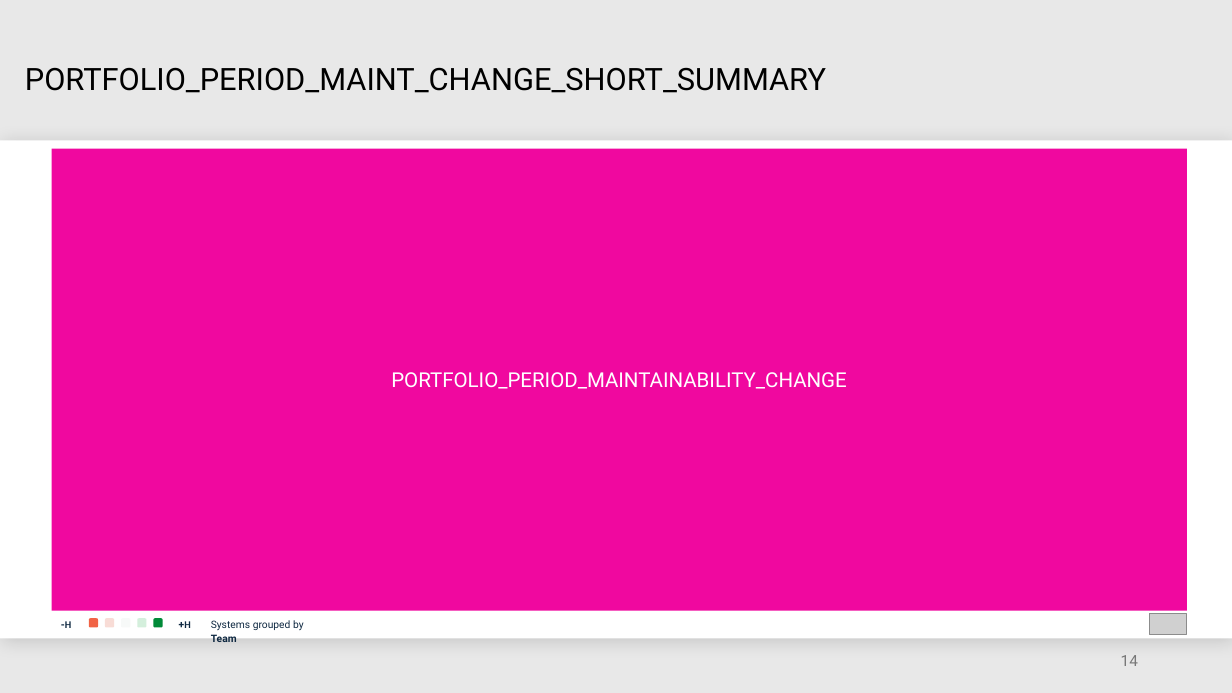
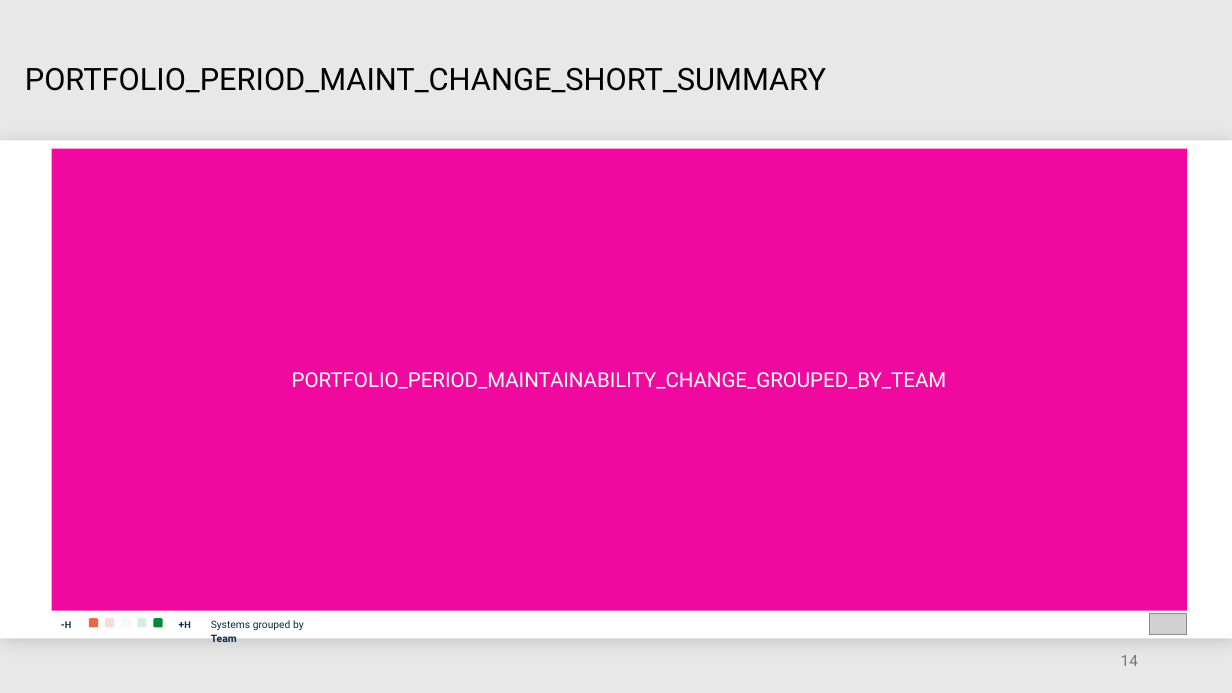
Before and after one commit to mardibiase/sigrid-integrations, a slide deck: slide 14 of report-generator/src/report_generator/presets/templates/portfolio-overview.pptx. Drawn at 1232x693 pixels with LibreOffice and Linux fonts; fonts in the diff are those of the drawing; grey boxes stand for pictures. Boxes give left, top, right and bottom in pixels: in the first picture for what was removed or moved away, otherwise in the second. Text is boxed around its words. In the diff, an @@ line names an element or a change of style, - is before the commit and + after.

```diff
--- a/report-generator/src/report_generator/presets/templates/portfolio-overview.pptx
+++ b/report-generator/src/report_generator/presets/templates/portfolio-overview.pptx
@@ text in rectangle at box(292, 372, 947, 389): text changed @@
-PORTFOLIO_PERIOD_MAINTAINABILITY_CHANGE
+PORTFOLIO_PERIOD_MAINTAINABILITY_CHANGE_GROUPED_BY_TEAM
```
Also in this commit, not shown: 8 other slides changed.
